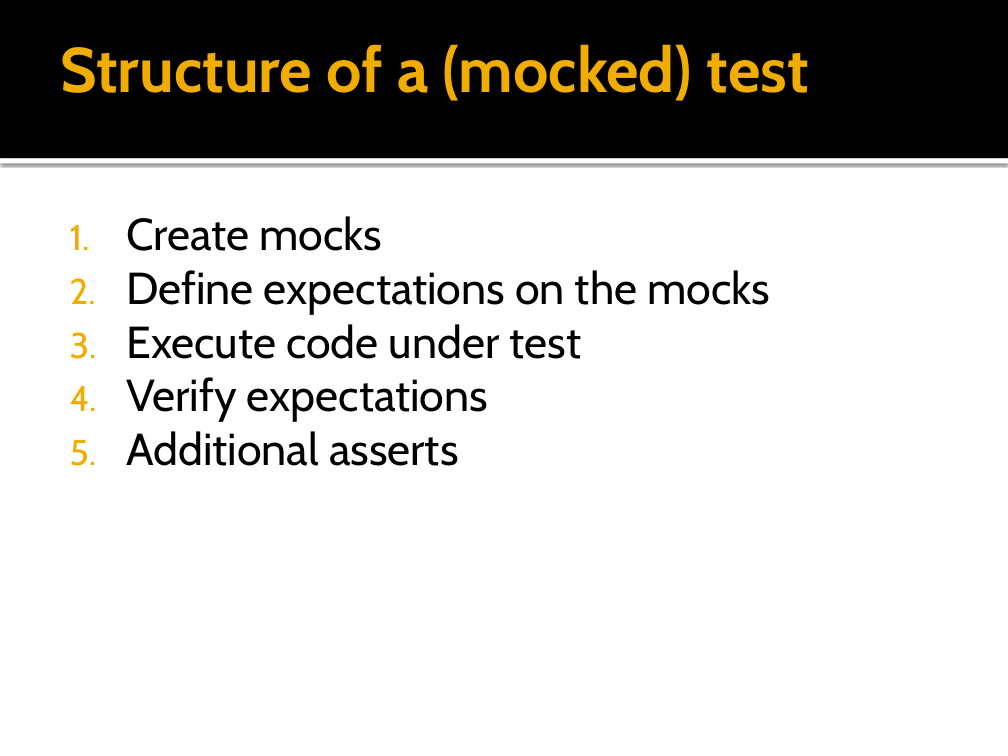
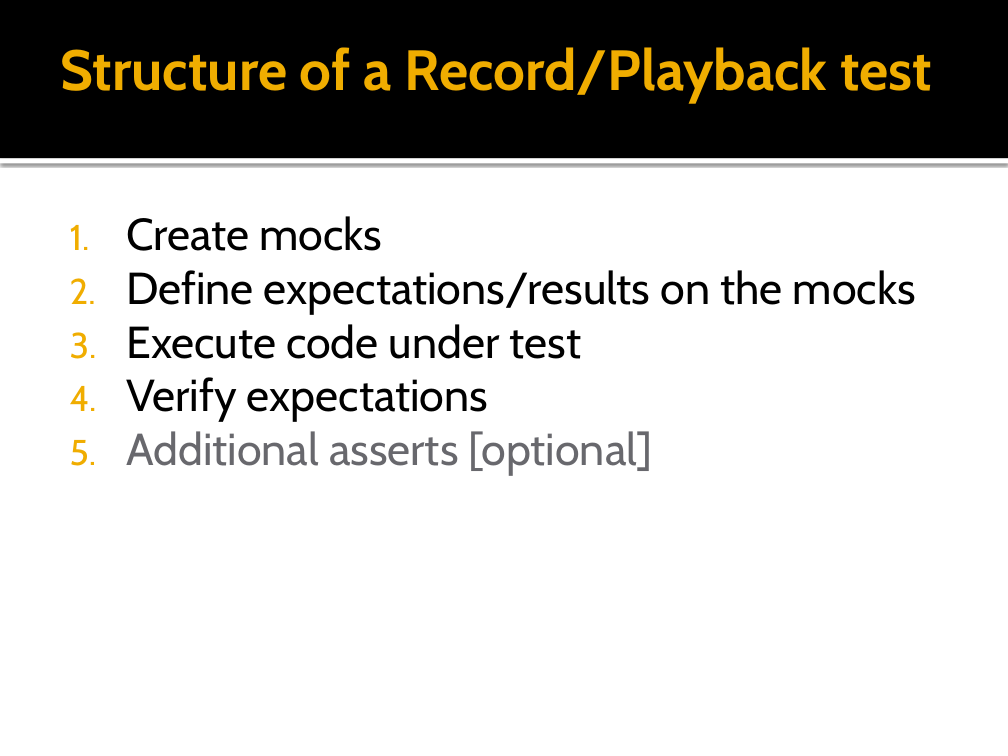
Before and after one commit to stevenharman/codeincubator, a slide deck: slide 12 of Samples/whats-the-deals-with-rhino.mocks/Whats the Deal with Rhino.Mocks.pptx. Drawn at 1008x756 pixels with LibreOffice and Linux fonts; fonts in the diff are those of the drawing; background and template pictures are left out. Boxes give left, top, right and bottom in pixels: in the first picture for what was removed or moved away, otherwise in the second. Text is boxed around its words. In the diff, an @@ line names an element or a change of style, - is before the commit and + after.

```diff
--- a/Samples/whats-the-deals-with-rhino.mocks/Whats the Deal with Rhino.Mocks.pptx
+++ b/Samples/whats-the-deals-with-rhino.mocks/Whats the Deal with Rhino.Mocks.pptx
@@ title at (60, 47, 932, 102): text changed; size 45 to 40.5 pt @@
-Structure of a (mocked) test
+Structure of a Record/Playback test
@@ text at (126, 270, 916, 314): text changed @@
-2. Define expectations on the mocks
+2. Define expectations/results on the mocks
@@ text at (126, 431, 652, 475): text changed; text colour #000000 to #68686D @@
-5. Additional asserts
+5. Additional asserts [optional]
```
Also in this commit, not shown: 1 other slide changed, 1 slide added.
